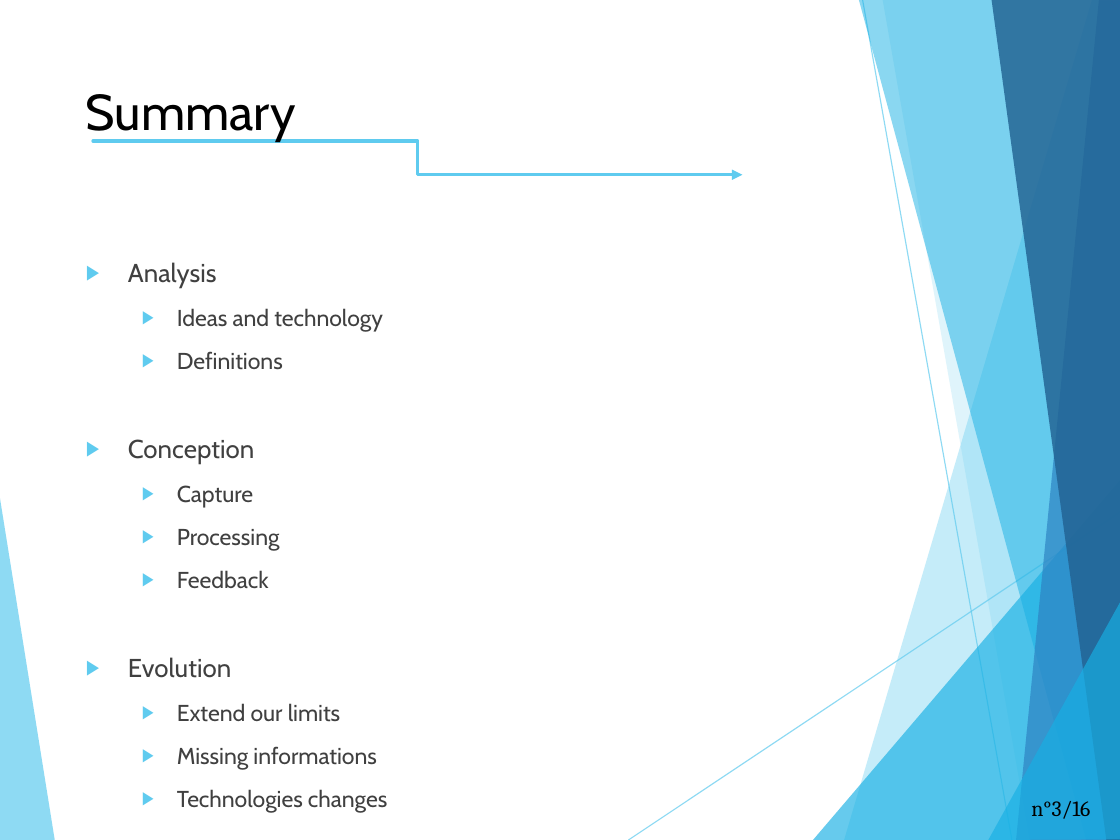
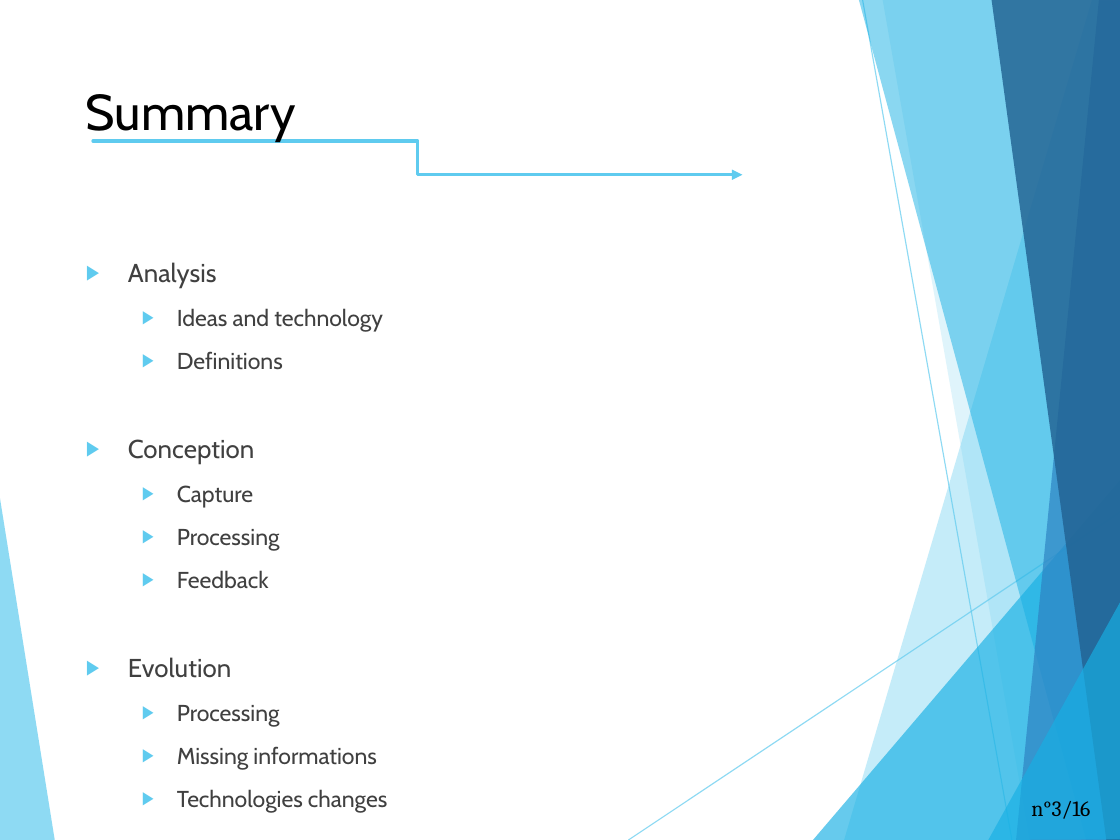
Before and after one commit to Terrasse/Dontforgetthelyrics, a slide deck: slide 3 of English_project.pptx. Drawn at 1120x840 pixels with LibreOffice and Linux fonts; fonts in the diff are those of the drawing. Boxes give left, top, right and bottom in pixels: in the first picture for what was removed or moved away, otherwise in the second. Text is boxed around its words. In the diff, an @@ line names an element or a change of style, - is before the commit and + after.

```diff
--- a/English_project.pptx
+++ b/English_project.pptx
@@ text at (177, 705, 280, 727): text changed @@
-  ▶ Extend our limits
+  ▶ Processing
```
Also in this commit, not shown: 4 other slides changed.
